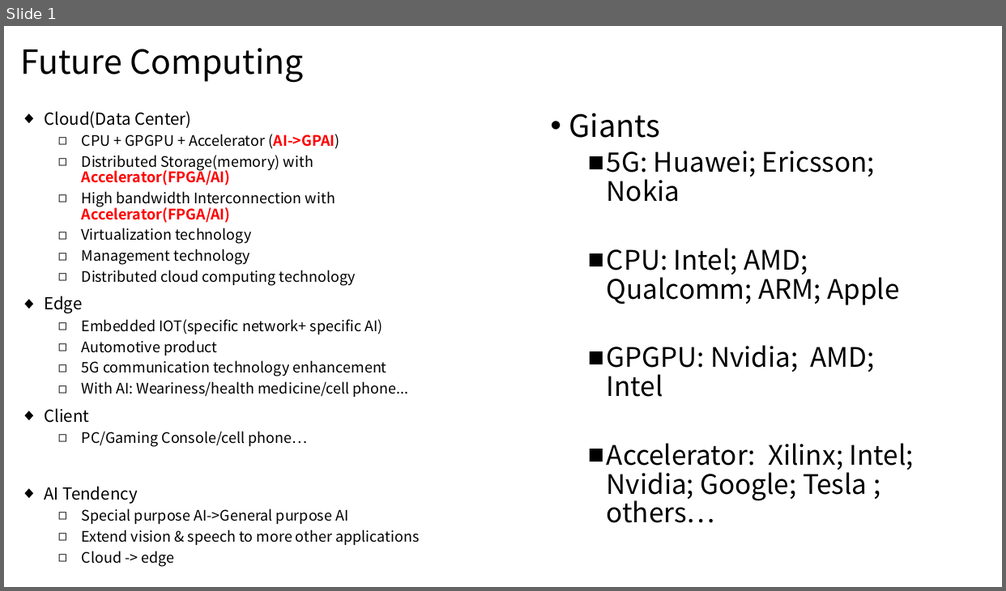
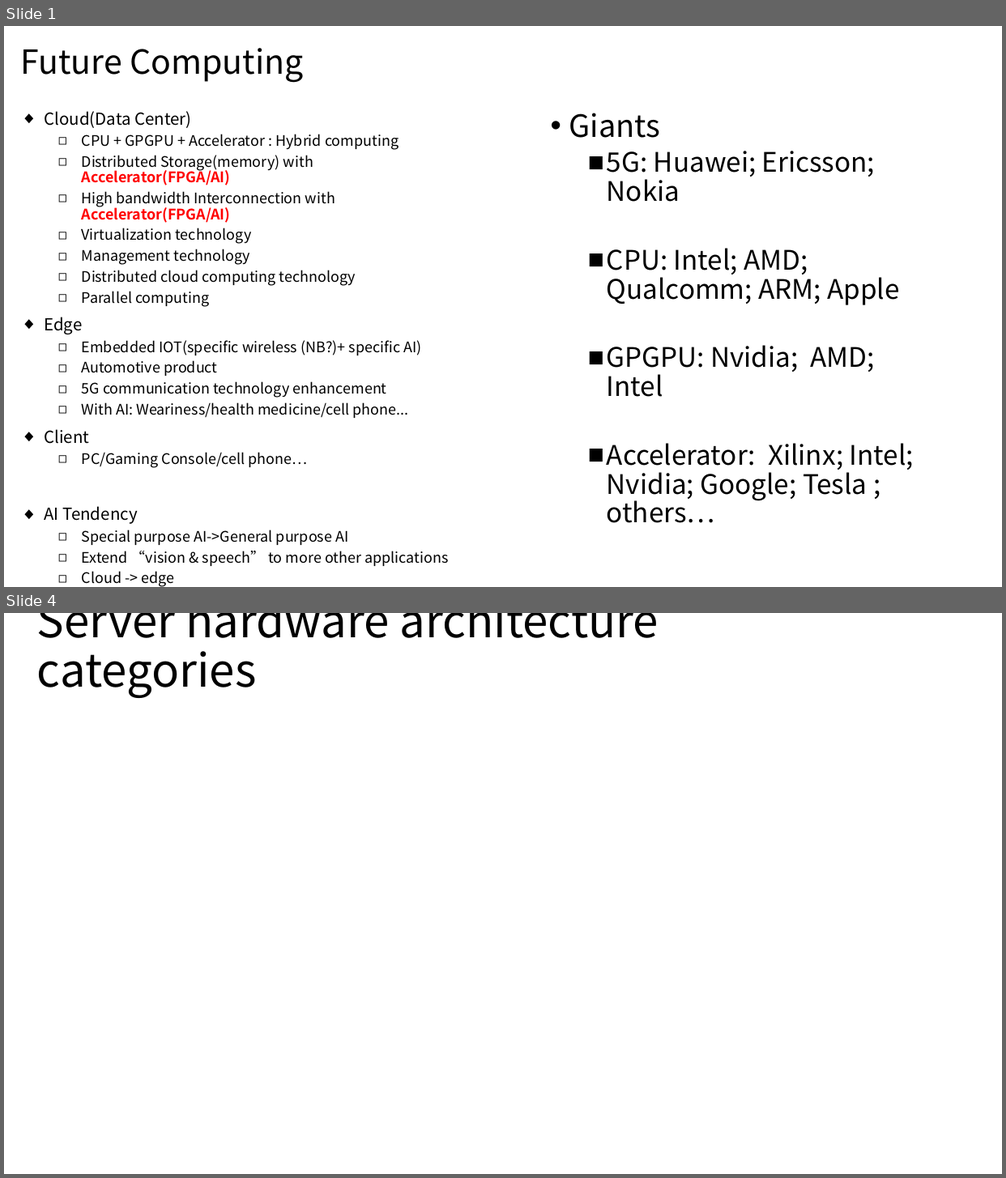
Before and after one commit to louishu302/cixtool, a slide deck: Future Computing.pptx. Shown one above the other, each under a label of ours: slide 1 before the commit, slides 1 and 4 after it; the slides between them are not shown. The pictures are 1006x591 and 1006x1178 pixels, drawn with LibreOffice and Linux fonts; fonts in the diff are those of the drawing. Boxes give left, top, right and bottom in pixels: in the first picture for what was removed or moved away, otherwise in the second. Text is boxed around its words. In the diff, an @@ line names an element or a change of style, - is before the commit and + after.

```diff
--- a/Future Computing.pptx
+++ b/Future Computing.pptx
@@ slide 4 added at box(4, 613, 1002, 1174), background #FFFFFF @@
@@ title added at box(37, 613, 658, 698), 44 pt, text #000000 @@
+Server hardware architecture categories
@@ slide 1 changed as well @@
@@ text at box(82, 134, 398, 150): text changed @@
-  ◻ CPU + GPGPU + Accelerator (AI->GPAI)
+  ◻ CPU + GPGPU + Accelerator : Hybrid computing
@@ text at box(82, 291, 209, 307): paragraph added @@
+  ◻ Parallel computing
@@ text at box(82, 340, 422, 356): text changed @@
-  ◻ Embedded IOT(specific network+ specific AI)
+  ◻ Embedded IOT(specific wireless (NB?)+ specific AI)
@@ text at box(82, 551, 448, 566): text changed @@
-  ◻ Extend vision & speech to more other applications
+  ◻ Extend “vision & speech” to more other applications
```
Also in this commit, not shown: 3 other slides added, 1 other file.
